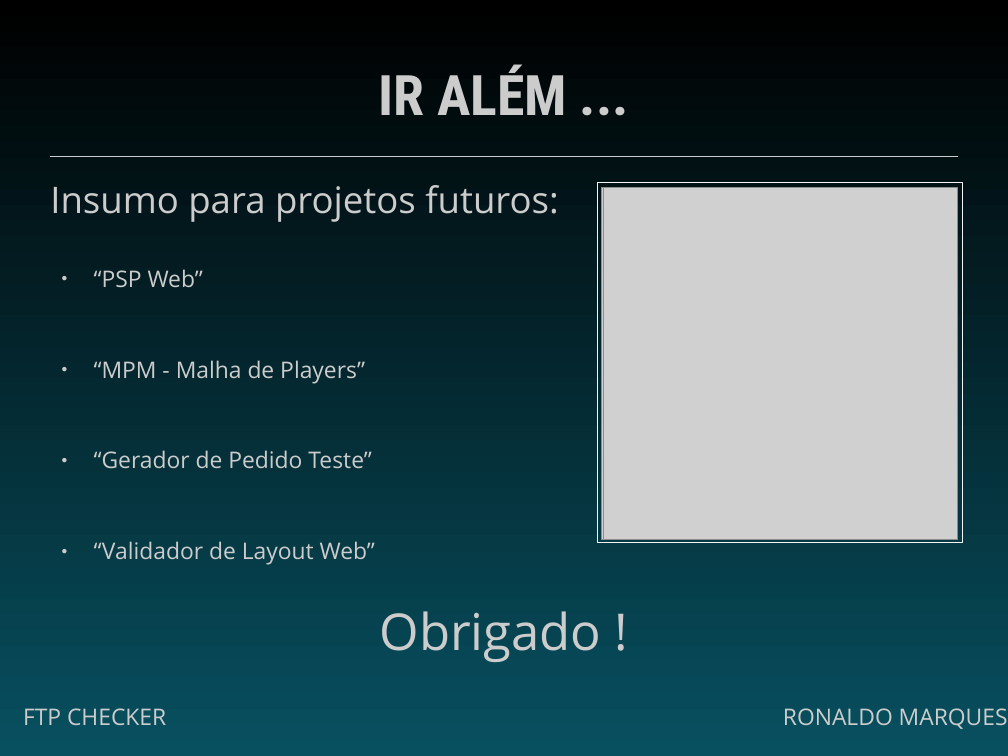
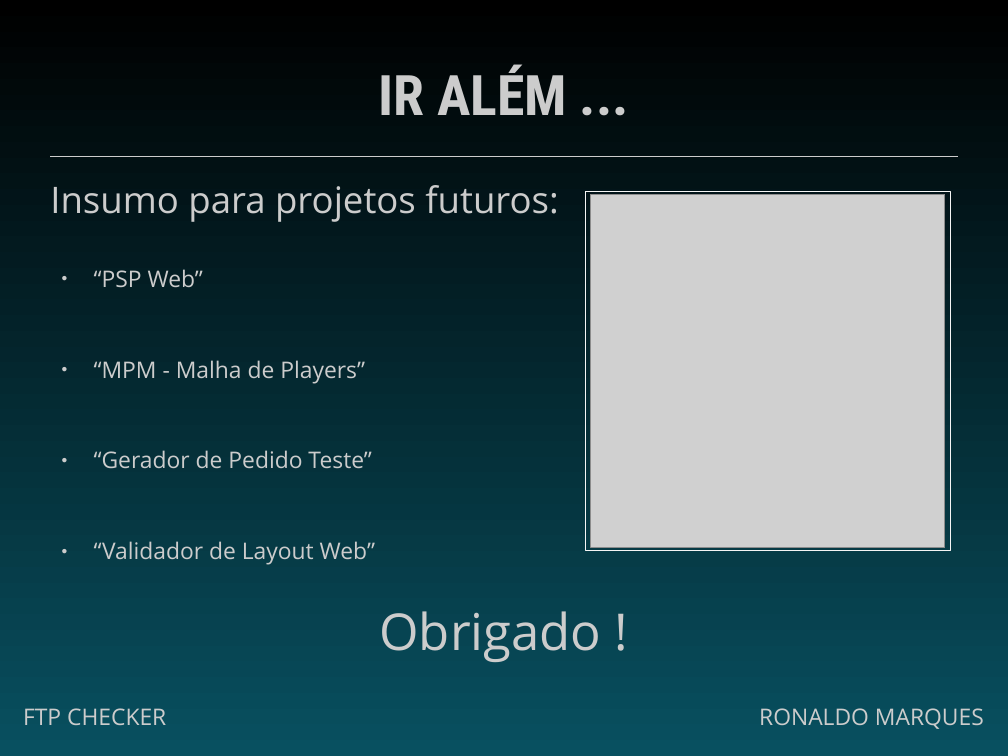
Before and after one commit to ronaldomarquesdev/fp.tool.apm.ftpchecker, a slide deck: slide 11 of documentation/fc idea presentation.pptx. Drawn at 1008x756 pixels with LibreOffice and Linux fonts; fonts in the diff are those of the drawing; grey boxes stand for pictures. Boxes give left, top, right and bottom in pixels: in the first picture for what was removed or moved away, otherwise in the second. Text is boxed around its words. In the diff, an @@ line names an element or a change of style, - is before the commit and + after.

```diff
--- a/documentation/fc idea presentation.pptx
+++ b/documentation/fc idea presentation.pptx
@@ rectangle: place and size @@
-rectangle at (598,182,963,542)
+rectangle at (585,191,950,552)
@@ 4 pictures: place and size @@
-4 pictures at (602,188,956,541)
+4 pictures at (591,195,945,548)
@@ picture: place and size @@
-picture at (604,188,958,541)
+picture at (591,195,945,548)
@@ picture removed at (606,188,956,541) @@
@@ text "RONALDO MARQUES": place and size @@
-text "RONALDO MARQUES" at (783,708,1008,729)
+text "RONALDO MARQUES" at (759,708,984,729)
```
Also in this commit, not shown: 6 other slides changed, 2 other files.
